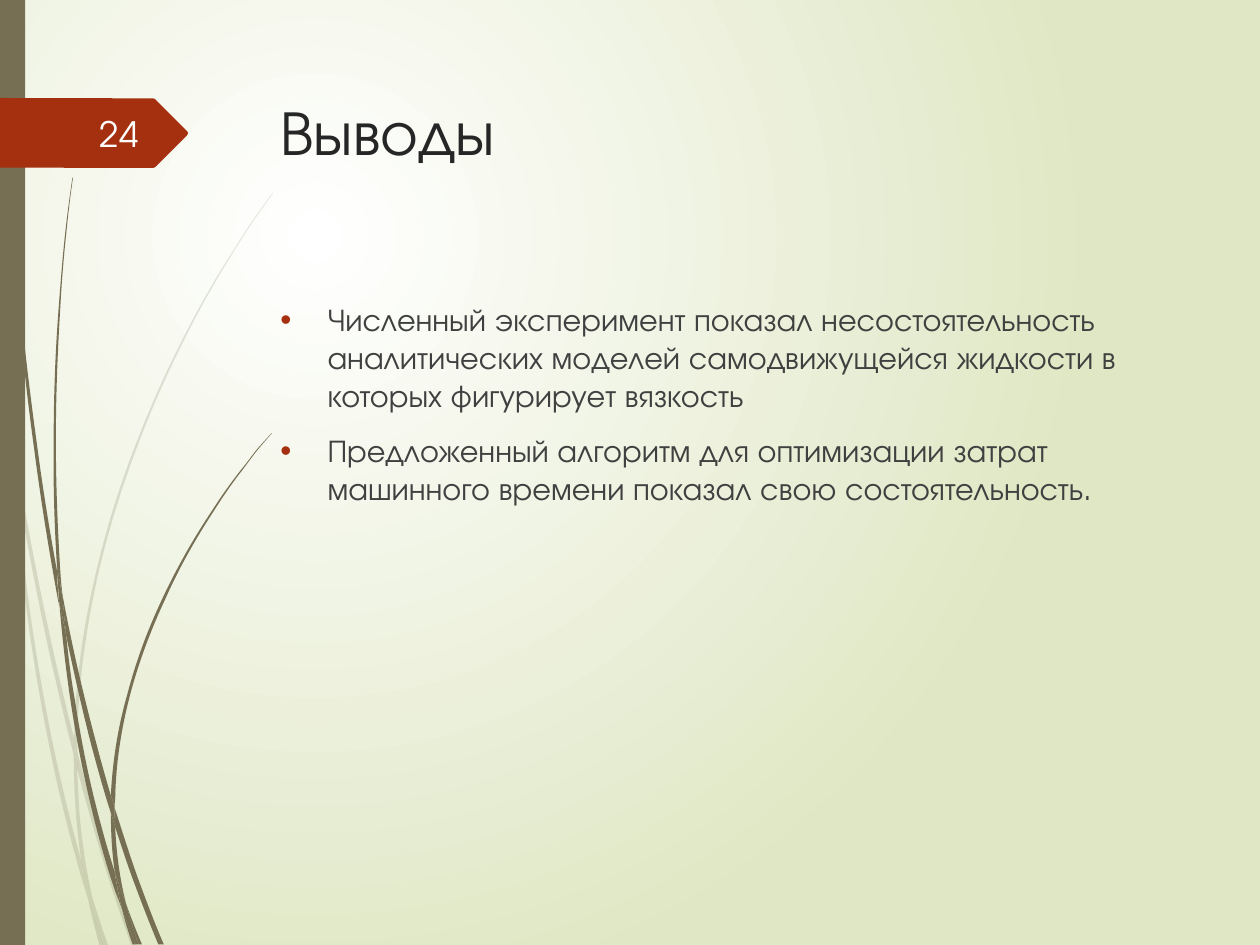
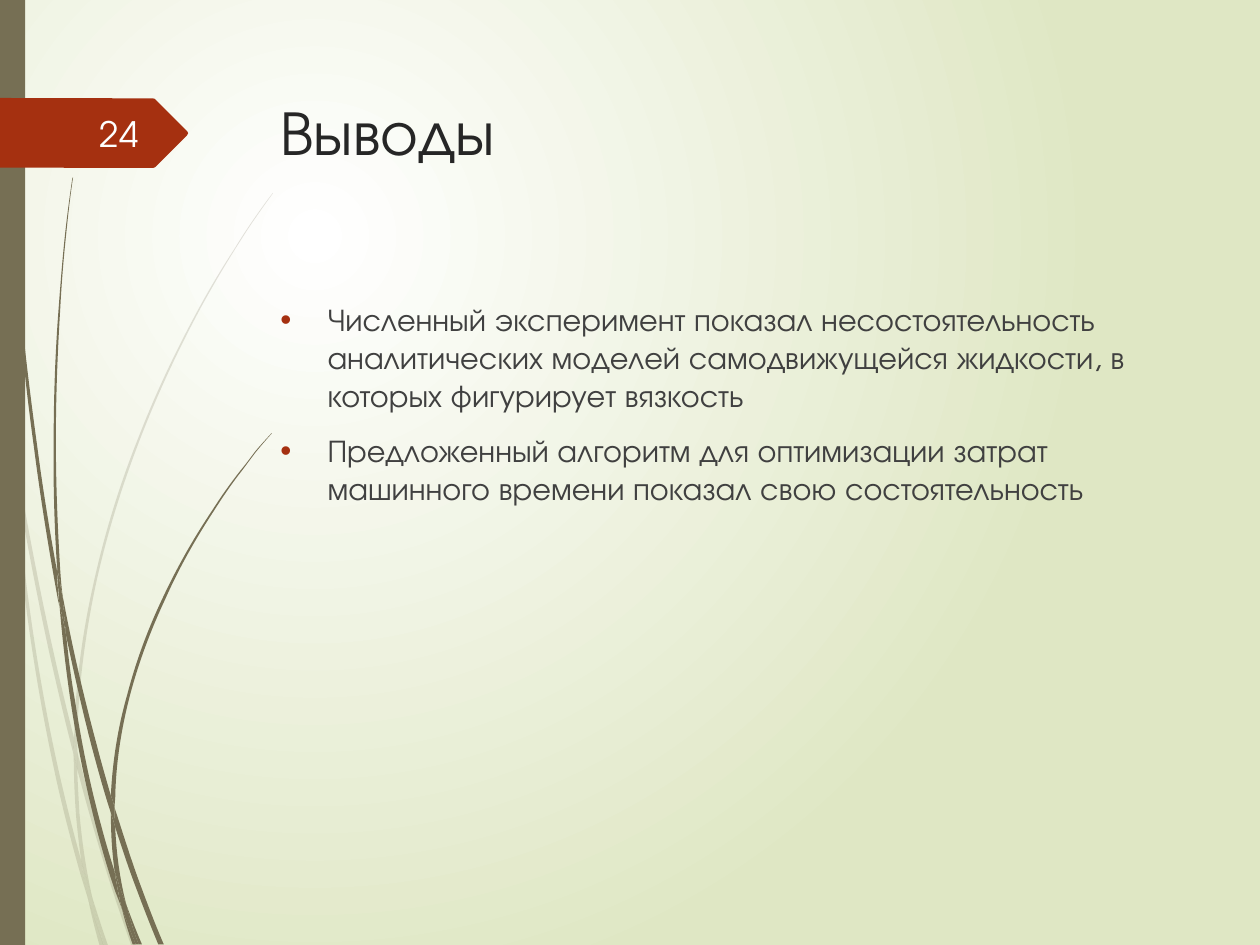
Before and after one commit to MPolovyi/my-colloids-Thesis, a slide deck: slide 24 of Presentation/Presentation.pptx. Drawn at 1260x945 pixels with LibreOffice and Linux fonts; fonts in the diff are those of the drawing. Boxes give left, top, right and bottom in pixels: in the first picture for what was removed or moved away, otherwise in the second. Text is boxed around its words. In the diff, an @@ line names an element or a change of style, - is before the commit and + after.

```diff
--- a/Presentation/Presentation.pptx
+++ b/Presentation/Presentation.pptx
@@ text at bbox=[328, 309, 1125, 506]: text changed @@
-• Численный эксперимент показал несостоятельность аналитических моделей самодвижущейся жидкости в которых фигурирует вязкость
-• Предложенный алгоритм для оптимизации затрат машинного времени показал свою состоятельность.
+• Численный эксперимент показал несостоятельность аналитических моделей самодвижущейся жидкости, в которых фигурирует вязкость
+• Предложенный алгоритм для оптимизации затрат машинного времени показал свою состоятельность
```
Also in this commit, not shown: 3 other slides changed, 27 other files.
